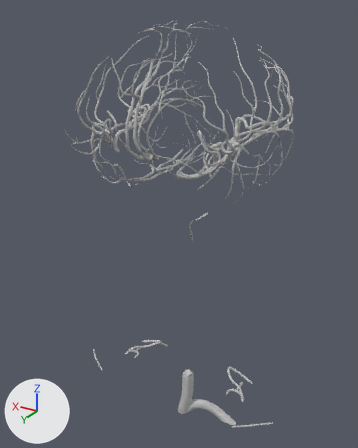
A saved change to the glTF model data/region_head_extended_lod1.glb.
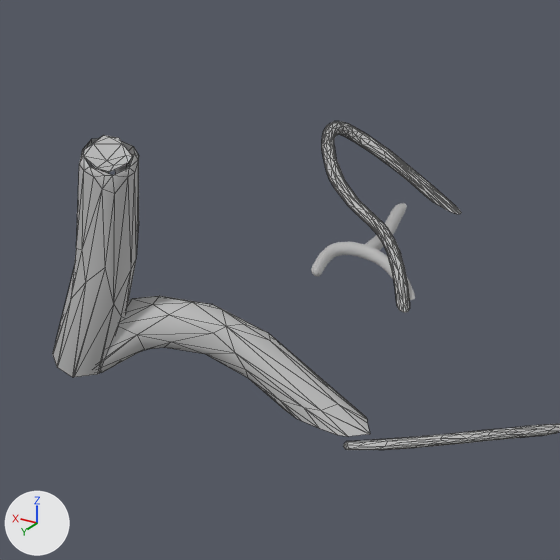
Old and new are each drawn whole from a camera (50 mm lens) standing at (-17.95, 28.35, 85.54) and looking at (0.2, -1.91, 70.41) and again close up on the part from 47% to 76% of the width and 77% to 100% of the height. Arrows for +X, +Y and +Z are at lower left; the lights stay in place. The last two pictures show the newer version. The close-ups show mesh edges as thin lines.

In view in the first close-up: 'FJ1973', 'FJ1985', 'FJ2250', 'FJ3485', 'FJ3486' and 1 more.
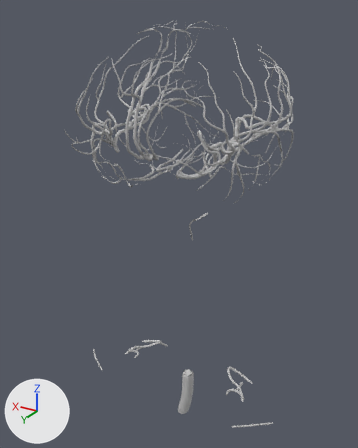
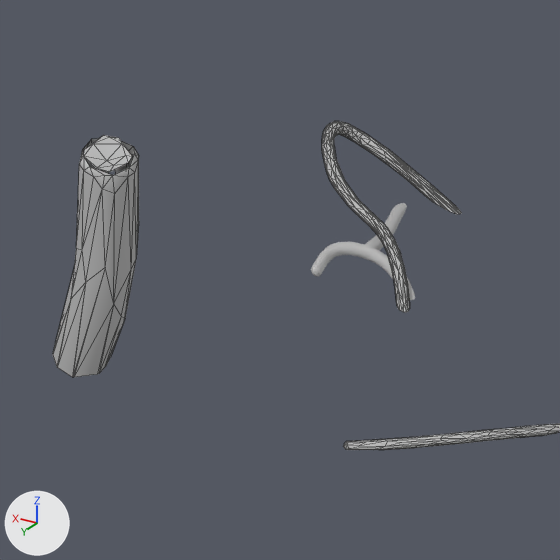
Boxes (x1, y1, x2, y2) around the edits, measured in the close-ups (560 x 560 px):
'FJ3486', deleted
    before: (100, 296, 370, 436)

Edits to the bpy script that builds the scene:
```text
Remove ob_fj3486:
    ob_fj3486 = bpy.data.objects.new('FJ3486', me_fj3486)
    ob_fj3486.location = (0.0, 0.0, 0.0)
```
